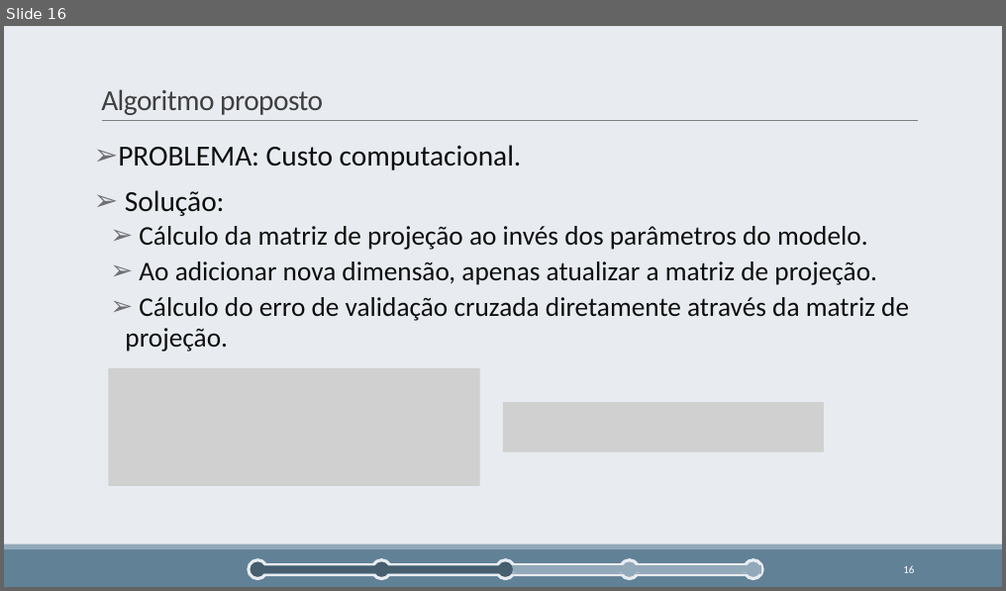
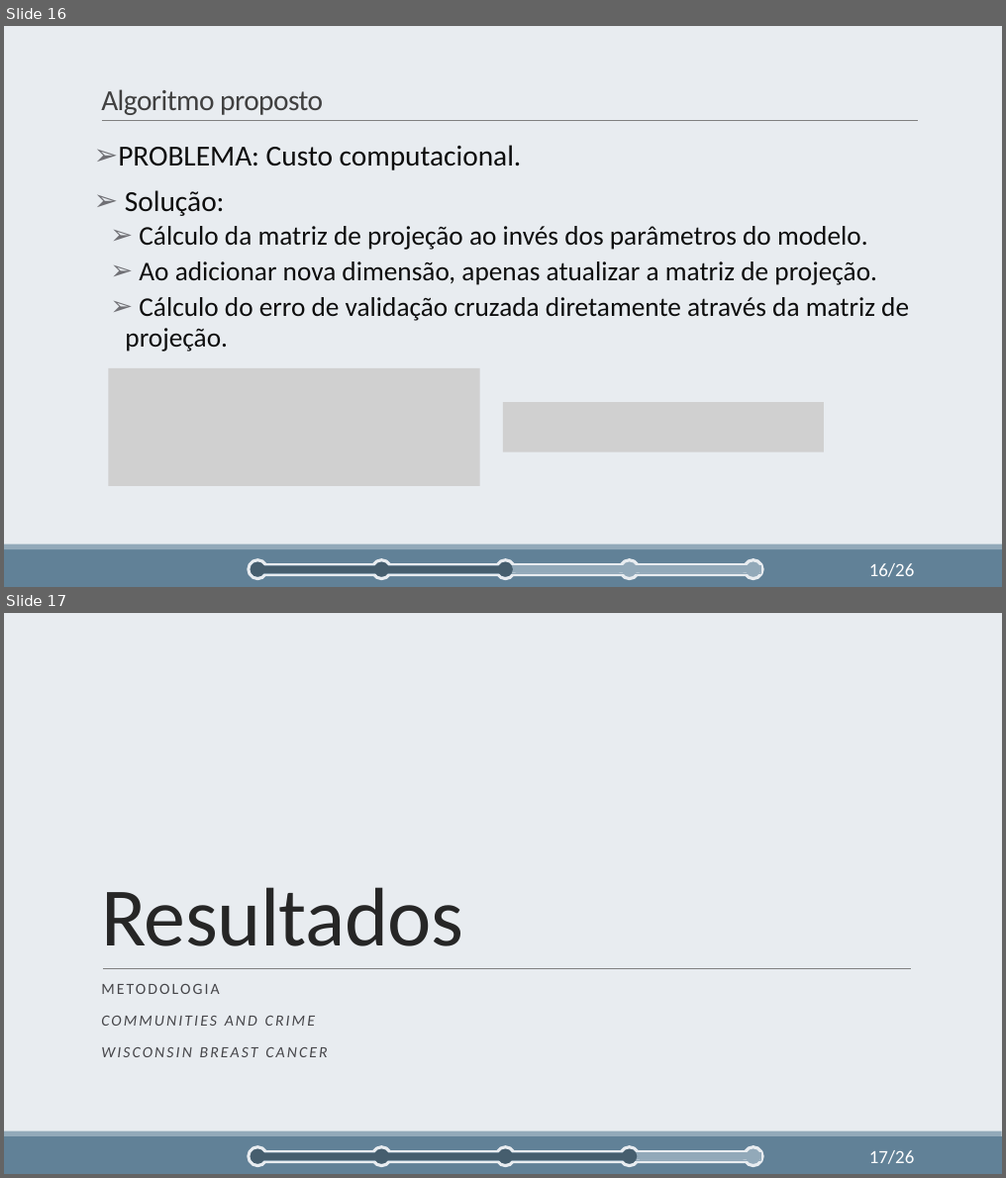
Before and after one commit to cmbhjv/TCC-Latex, a slide deck: TCC-Pres/Seleção Incremental de Variáveis utilizando Preditores Lineares e.pptx. Shown one above the other, each under a label of ours: slide 16 before the commit, slides 16 and 17 after it. The pictures are 1006x591 and 1006x1178 pixels, drawn with LibreOffice and Linux fonts; fonts in the diff are those of the drawing; grey boxes stand for pictures. Boxes give left, top, right and bottom in pixels: in the first picture for what was removed or moved away, otherwise in the second. Text is boxed around its words. In the diff, an @@ line names an element or a change of style, - is before the commit and + after.

```diff
--- a/TCC-Pres/Seleção Incremental de Variáveis utilizando Preditores Lineares e.pptx
+++ b/TCC-Pres/Seleção Incremental de Variáveis utilizando Preditores Lineares e.pptx
@@ slide 17 added at <box>4,613,1002,1174</box>, background #E8ECF0; not listed: 2 template elements that a slide beside it also shows @@
@@ title added at <box>101,887,463,947</box>, 80 pt, text #262626 @@
+Resultados
@@ line added from (103, 968) to (912, 968), #808080 0.5 pt @@
@@ text added at <box>101,984,327,1058</box>, 15 pt, text #46464A, italic @@
+METODOLOGIA
+COMMUNITIES AND CRIME
+WISCONSIN BREAST CANCER
@@ ellipse added at <box>251,1149,265,1164</box>, fill #465E6E @@
@@ group added at <box>249,1148,763,1166</box>: 5 ellipses, 1 rounded rectangle, 1 rectangle @@
@@ rectangle added at <box>261,1154,386,1161</box>, fill #465E6E @@
@@ ellipse added at <box>371,1152,381,1161</box>, fill #465E6E @@
@@ ellipse added at <box>374,1149,389,1164</box>, fill #465E6E @@
@@ rectangle added at <box>385,1154,510,1161</box>, fill #465E6E @@
@@ ellipse added at <box>498,1149,513,1164</box>, fill #465E6E @@
@@ rectangle added at <box>509,1154,635,1161</box>, fill #465E6E @@
@@ ellipse added at <box>623,1149,638,1164</box>, fill #465E6E @@
@@ page number added at <box>869,1151,915,1164</box>, 18 pt, text #FFFFFF @@
+17/26
@@ page number at <box>869,564,915,577</box>: text changed; size 10.5 to 18 pt @@
-16
+16/26
```
Also in this commit, not shown: 3 slides changed, 9 other slides added, 2 slides removed.
